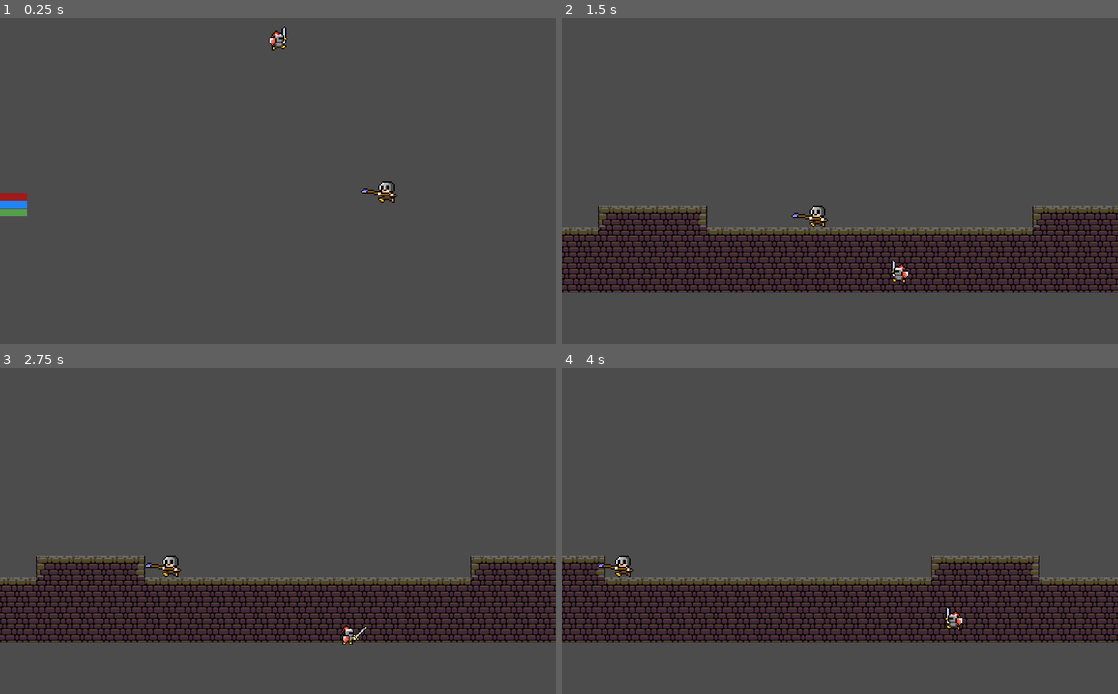
Above: before the commit, frames 1-4 (two rows, left to right).
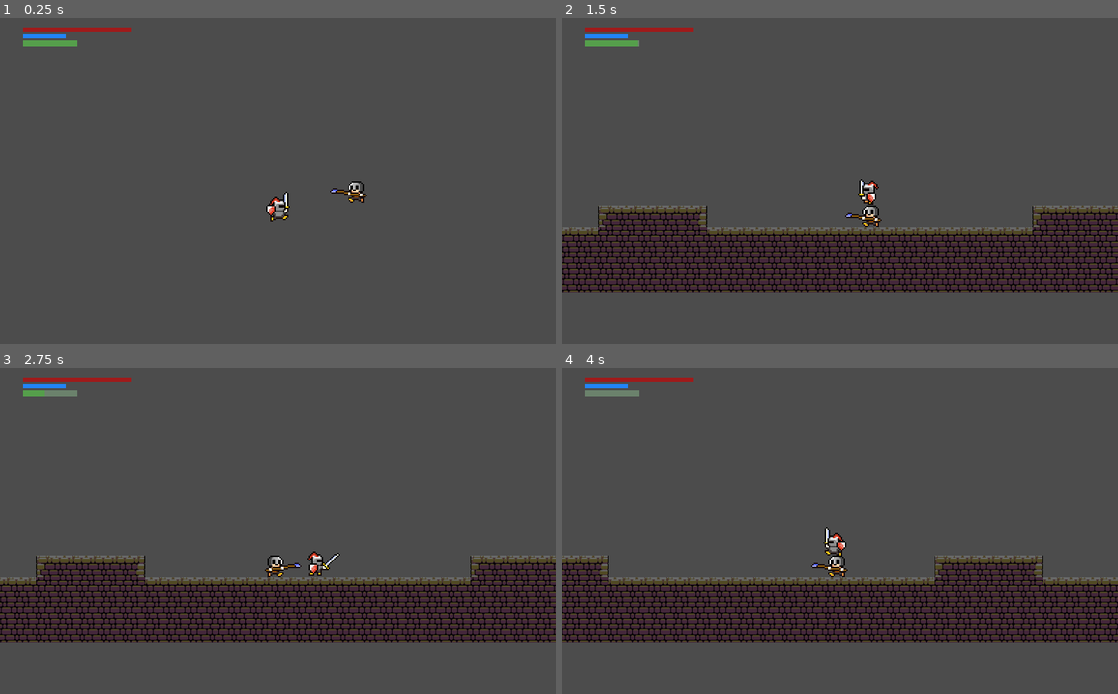
Above: after the commit, the same moments.

Repository: dim35/CEN3031-Project
Game: Godot game, scene res://environment_scenes/World.tscn
Same seed, same stepped clock (60 frames per second), same inputs: the game is played once before the commit and once after it. This scene is started directly instead of the project's main scene.
Inputs:
- Up to frame 1 (0.25 s): no input
- Up to frame 2 (1.5 s): hold D (move_right) 0.53-1.28 s; hold X (attack) 0.53-1.28 s; tap Up (jump) at 0.77, 0.8, 1.07, 1.35 s; hold A (move_left) from 1.28 s (still down)
- Up to frame 3 (2.75 s): tap Up (jump) at 1.52, 1.82, 2.3 s; tap X (attack) at 1.55 s; release A (move_left) at 2.03 s; hold D (move_right) from 2.03 s (still down); hold X (attack) from 2.03 s (still down)
- Up to frame 4 (4 s): release X (attack) at 2.78 s; tap X (attack) at 2.85 s; tap Up (jump) at 3.02, 3.32, 3.6, 3.77 s; release D (move_right) at 3.53 s; hold A (move_left) from 3.53 s (still down)

The runs differ from the first frame. In frame 1, 1.6% of the frame differs, in the area x 0-72%, y 2-63%; in frame 2, 1.2%; in frame 3, 1.2%; in frame 4, 8.8%, in the area x 0-100%, y 2-85%.
Error before the commit: Parse Error: Mixed tabs and spaces in indentation. (res://environment_scenes/World.gd:12)

Commit message:
Fix merge conflicts

Diff:
--- a/entity_scenes/Mob.tscn
+++ b/entity_scenes/Mob.tscn
@@ -55,6 +55,7 @@
 
 [node name="Area2D" type="Area2D" parent="." index="2"]
 
+editor/display_folded = true
 input_pickable = true
 gravity_vec = Vector2( 0, 1 )
 gravity = 98.0
--- a/entity_scenes/MobSpawner.tscn
+++ b/entity_scenes/MobSpawner.tscn
@@ -5,5 +5,8 @@
 [node name="MobSpawner" type="Node"]
 
 script = ExtResource( 1 )
+_sections_unfolded = [ "Pause" ]
 
 [node name="Container" type="Node" parent="." index="0"]
+
+_sections_unfolded = [ "Pause" ]
--- a/entity_scenes/Player.tscn
+++ b/entity_scenes/Player.tscn
@@ -9,10 +9,10 @@
 [ext_resource path="res://assets/animation_sprites/walking-3.png" type="Texture" id=7]
 [ext_resource path="res://assets/animation_sprites/walking-4.png" type="Texture" id=8]
 [ext_resource path="res://assets/animation_sprites/walking-5.png" type="Texture" id=9]
-[ext_resource path="res://assets/animation_sprites/attacking-0.png" type="Texture" id=10]
-[ext_resource path="res://assets/animation_sprites/attacking-1.png" type="Texture" id=11]
-[ext_resource path="res://assets/animation_sprites/attacking-2.png" type="Texture" id=12]
-[ext_resource path="res://assets/animation_sprites/knight-jump-0.png" type="Texture" id=13]
+[ext_resource path="res://assets/animation_sprites/knight-jump-0.png" type="Texture" id=10]
+[ext_resource path="res://assets/animation_sprites/attacking-0.png" type="Texture" id=11]
+[ext_resource path="res://assets/animation_sprites/attacking-1.png" type="Texture" id=12]
+[ext_resource path="res://assets/animation_sprites/attacking-2.png" type="Texture" id=13]
 
 [sub_resource type="CapsuleShape2D" id=1]
 
@@ -34,15 +34,15 @@
 "name": "walking",
 "speed": 8.0
 }, {
-"frames": [ ExtResource( 10 ), ExtResource( 11 ), ExtResource( 12 ) ],
+"frames": [ ExtResource( 10 ) ],
+"loop": true,
+"name": "falling",
+"speed": 5.0
+}, {
+"frames": [ ExtResource( 11 ), ExtResource( 12 ), ExtResource( 13 ) ],
 "loop": true,
 "name": "attacking",
 "speed": 6.0
-}, {
-"frames": [ ExtResource( 13 ) ],
-"loop": true,
-"name": "falling",
-"speed": 5.0
 } ]
 
 [sub_resource type="CapsuleShape2D" id=3]
--- a/environment_scenes/World.gd
+++ b/environment_scenes/World.gd
@@ -8,7 +8,7 @@
 
 # Processed every frame
 func _process(delta):
-  update_HUD_bars()
+	update_HUD_bars()
 	if $MobSpawner/Container.get_child_count() > 0:
 		for mob in $MobSpawner/Container.get_children():
 			if mob.position.x < $PlayerSpawner/Container.get_child(0).position.x:
@@ -34,8 +34,8 @@
 
 
 func update_HUD_bars():
-	$Canvas/HUD/Stamina.max_value = $PlayerSpawner/Container.get_child(0).MAX_STAMINA
-	$Canvas/HUD/Stamina.rect_size = Vector2($PlayerSpawner/Container.get_child(0).MAX_STAMINA, 8)
+#	$Canvas/HUD/Stamina.max_value = $PlayerSpawner/Container.get_child(0).MAX_STAMINA
+#	$Canvas/HUD/Stamina.rect_size = Vector2($PlayerSpawner/Container.get_child(0).MAX_STAMINA, 8)
 	update_stamina_bar()
 	$Canvas/HUD/Health.max_value = $PlayerSpawner/Container.get_child(0).MAX_HEALTH
 	$Canvas/HUD/Health.rect_size = Vector2($PlayerSpawner/Container.get_child(0).MAX_HEALTH, 8)
--- a/environment_scenes/World.tscn
+++ b/environment_scenes/World.tscn
@@ -2,9 +2,9 @@
 
 [ext_resource path="res://environment_scenes/World.gd" type="Script" id=1]
 [ext_resource path="res://assets/tilesets/CastleTileset.tres" type="TileSet" id=2]
-[ext_resource path="res://entity_scenes/PlayerSpawner.tscn" type="PackedScene" id=3]
+[ext_resource path="res://gui/HUD.tscn" type="PackedScene" id=3]
 [ext_resource path="res://entity_scenes/MobSpawner.tscn" type="PackedScene" id=4]
-[ext_resource path="res://gui/HUD.tscn" type="PackedScene" id=5]
+[ext_resource path="res://entity_scenes/PlayerSpawner.gd" type="Script" id=5]
 
 [node name="World" type="Node2D" index="0"]
 
@@ -46,8 +46,8 @@
 
 [node name="HUD" parent="Canvas" index="0" instance=ExtResource( 3 )]
 
-_sections_unfolded = [ "Anchor", "Focus", "Grow Direction", "Hint", "Margin", "Material", "Mouse", "Pause", "Rect", "Size Flags", "Theme", "Visibility" ]
-
 [node name="PlayerSpawner" parent="." index="2" instance=ExtResource( 4 )]
 
-[node name="MobSpawner" parent="." index="3" instance=ExtResource( 5 )]
+script = ExtResource( 5 )
+
+[node name="MobSpawner" parent="." index="3" instance=ExtResource( 4 )]
